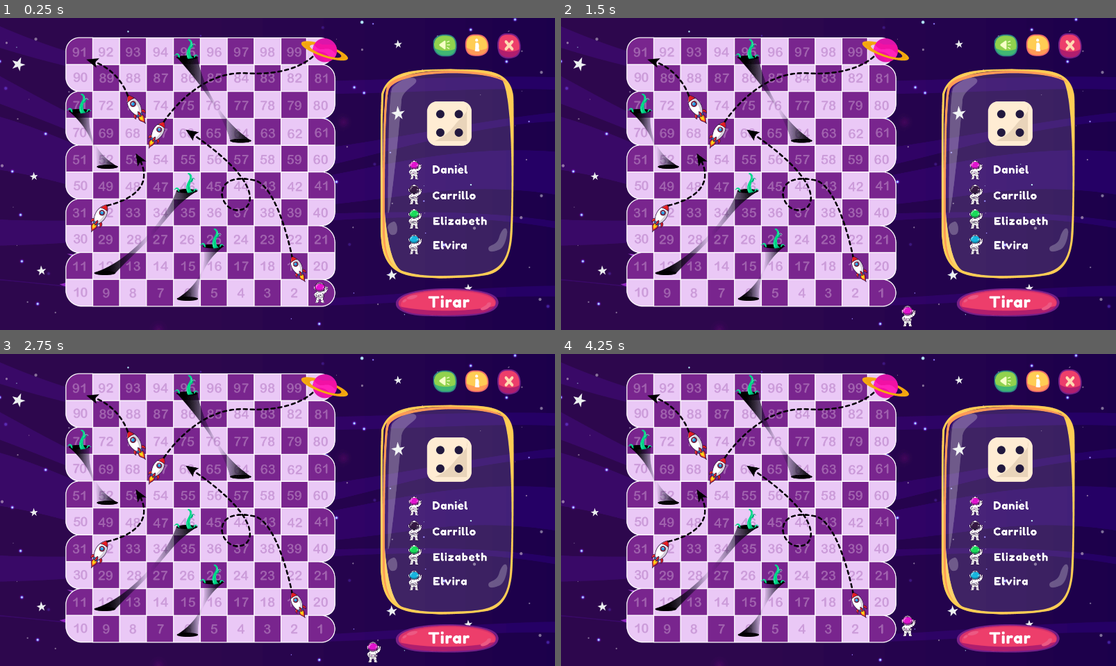
Above: before the commit, frames 1-4 (two rows, left to right).
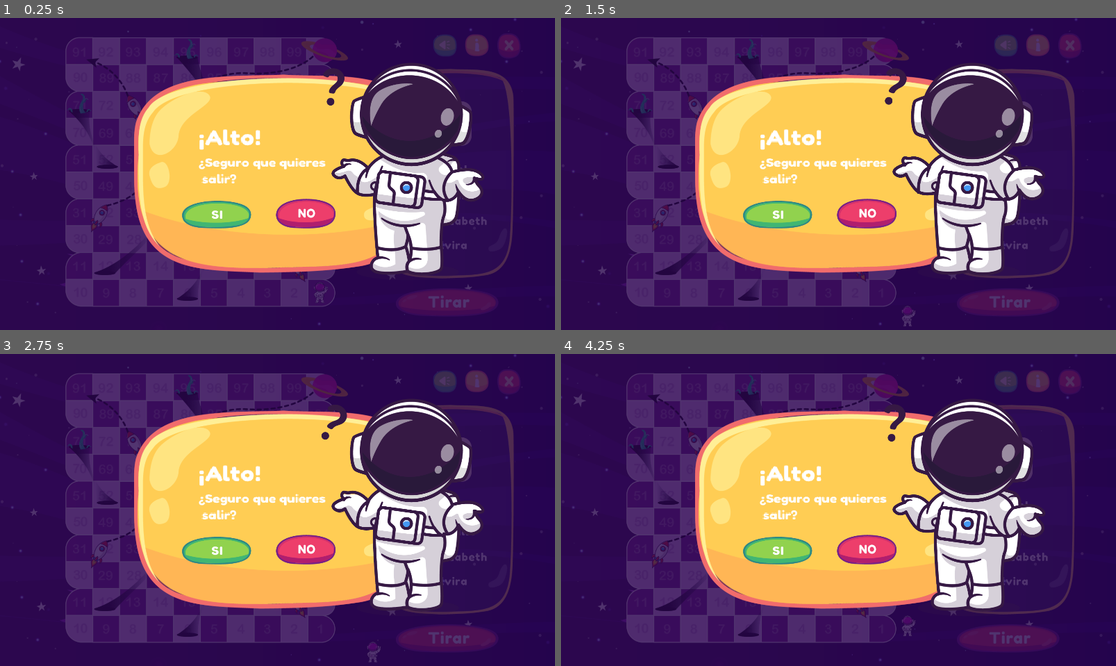
Above: after the commit, the same moments.

Repository: carrilloycardenas/Carrera-espacial
Game: Godot game, scene res://tablero/tablero.tscn
The game is run twice, just before and just after one commit, with the same random seed, the same clock (stepped at 60 frames per second) and the same inputs. The project has no main scene, so this scene is started directly.
Inputs:
- Up to frame 1 (0.25 s): no input
- Up to frame 2 (1.5 s): hold Right (ui_right) 0.53-1.28 s; hold Down (ui_down) from 1.28 s (still down)
- Up to frame 3 (2.75 s): release Down (ui_down) at 2.03 s; hold Right (ui_right) from 2.03 s (still down)
- Up to frame 4 (4.25 s): release Right (ui_right) at 2.78 s; hold Up (ui_up) 2.78-3.53 s; hold Left (ui_left) from 3.53 s (still down)

The runs differ from the first frame. In frame 1, 60% of the frame differs, in the area x 0-99%, y 0-100%; in frame 2, 60%; in frame 3, 60%; in frame 4, 60%.

Commit message:
Cambio del tamaño de astro-ques

Diff:
--- a/sprites/astro-ques.tscn
+++ b/sprites/astro-ques.tscn
@@ -20,7 +20,7 @@
 [node name="Node2D" type="Node2D"]
 
 [node name="AnimatedSprite" type="AnimatedSprite" parent="."]
-scale = Vector2( 0.5, 0.5 )
+scale = Vector2( 0.4, 0.4 )
 frames = SubResource( 1 )
-frame = 1
+frame = 11
 playing = true
--- a/tablero/tablero.tscn
+++ b/tablero/tablero.tscn
@@ -158,8 +158,10 @@
 scale = Vector2( 0.533333, 0.533334 )
 texture = ExtResource( 11 )
 
+[node name="astro1" parent="." instance=ExtResource( 19 )]
+position = Vector2( 578.133, 550.933 )
+
 [node name="Hover-seleccionjugadores" type="Sprite" parent="."]
-visible = false
 position = Vector2( 509.317, 289.183 )
 scale = Vector2( 3.04726, 1.30668 )
 texture = ExtResource( 22 )
@@ -212,9 +214,6 @@
 position = Vector2( 78.4145, -8.25222 )
 scale = Vector2( 0.328164, 0.765298 )
 
-[node name="astro1" parent="." instance=ExtResource( 19 )]
-position = Vector2( 578.133, 550.933 )
-
 [connection signal="pressed" from="btn-tirar" to="." method="_on_btntirar_pressed"]
 [connection signal="pressed" from="btn-popupSalir" to="." method="_on_btnsalir_pressed"]
 [connection signal="pressed" from="Hover-seleccionjugadores/btn-regresar" to="." method="_on_btnregresar_pressed"]
